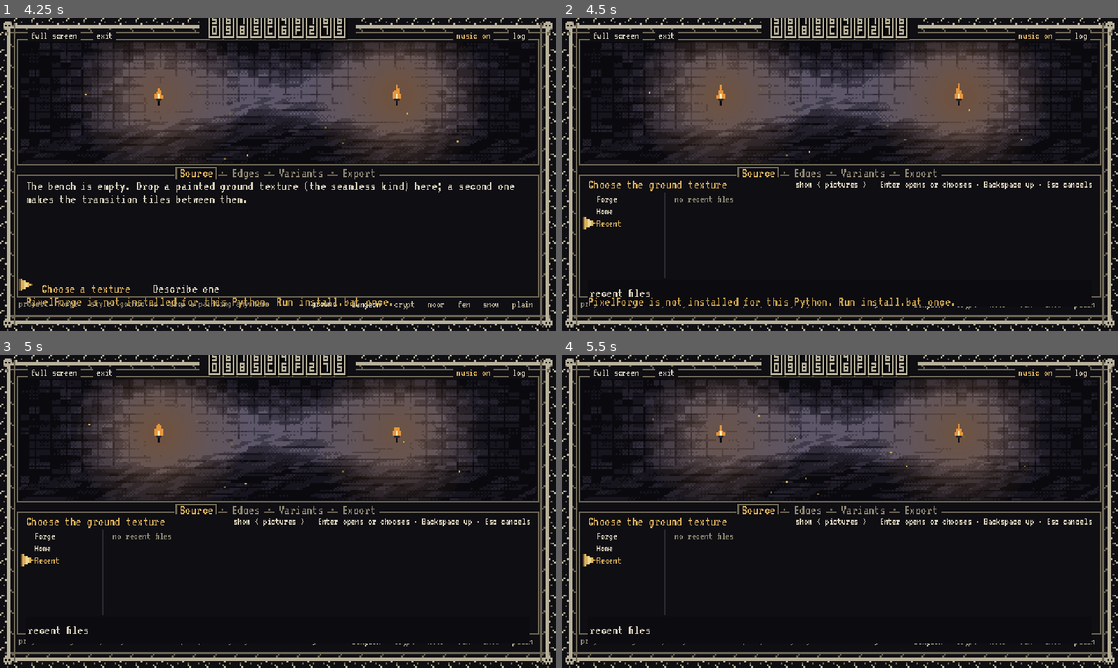
Above: before the commit, frames 1-4 (two rows, left to right).
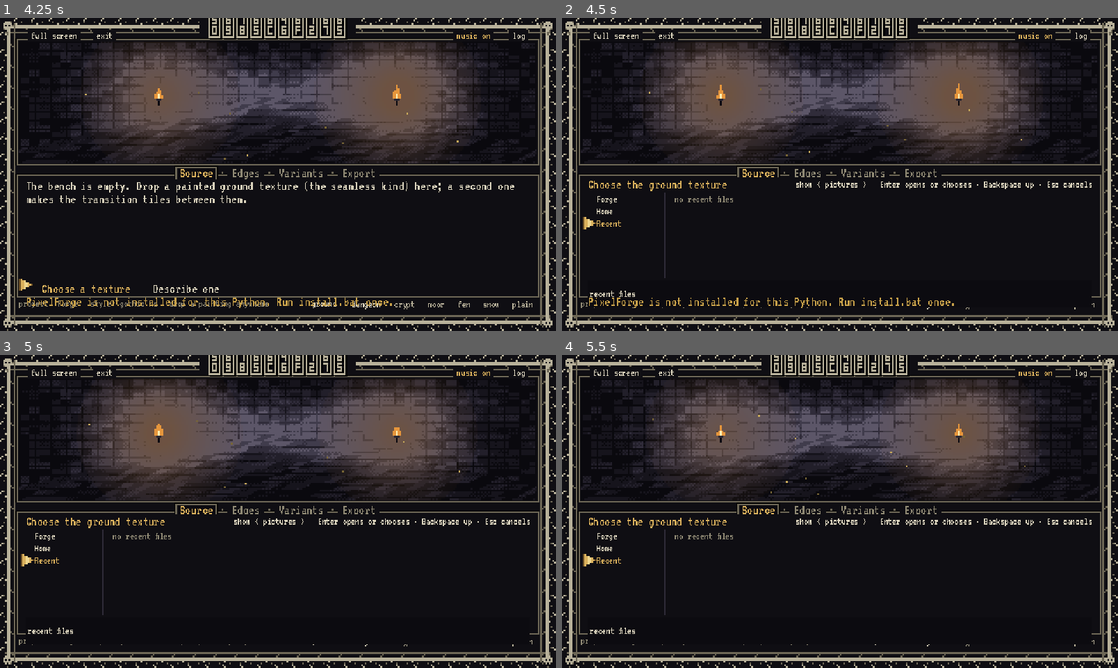
Above: after the commit, the same moments.

Repository: Kaspa-World-Eater/GodMarrow
Game: Godot game, scene res://scenes/main.tscn
The game is run twice, just before and just after one commit, with the same random seed, the same clock (stepped at 60 frames per second) and the same inputs.
Inputs (mouse positions are in pixels of both pictures, inside the frame that each line leads up to):
- Up to frame 1 (4.25 s): click (322, 287) at 0.52 s; type "12" at 0.6 s; tap Enter (ui_accept) at 1.25, 1.52 s; move the mouse to (400, 158) at 1.27 s; hold Right (ui_right) 1.28-2 s; tap L at 1.35 s; click (400, 158) at 1.42 s; drag from (166, 190) to (250, 237) at 2.02 s; move the mouse to (333, 105) at 2.77 s; hold Right (ui_right) 2.78-3.5 s; tap Z at 2.85 s; click (333, 105) at 2.92 s; drag from (250, 237) to (111, 127) at 3.52 s
- Up to frame 2 (4.5 s): tap Enter (ui_accept) at 4.25 s; move the mouse to (1006, 221) at 4.27 s; hold Left (ui_left) from 4.28 s (still down); tap Q at 4.35 s; click (1006, 221) at 4.42 s
- Up to frame 3 (5 s): keep holding Left (ui_left); tap Enter (ui_accept) at 4.52 s
- Up to frame 4 (5.5 s): release Left (ui_left) at 5 s; drag from (840, 574) to (756, 433) at 5.02 s

Frame 1 is identical in both runs. In frame 2, 0.1% of the frame differs, in the area x 5-96%, y 86-93%; in frame 3, 0.1%; in frame 4, 0.1%.

Commit message:
Forge editor: typed anchor x/y, the Frames tab's fps typed, the browser's path line inside the box; the screenshot sweep with the editor's tabs and the editor in use
Co-Authored-By: Claude Fable 5.1 <noreply@anthropic.com>
Claude-Session: https://claude.ai/code/session_01AnujA4r6kzJEaVUmm56NAm

Diff:
--- a/tools/pixelforge/forge/scripts/editor/browser.gd
+++ b/tools/pixelforge/forge/scripts/editor/browser.gd
@@ -45,8 +45,10 @@
 			places.append({"label": p[0], "path": p[1]})
 	places.append({"label": "Recent", "path": ""})
 	path_edit = LineEdit.new()
-	path_edit.position = Vector2(8, size.y - 18)
+	path_edit.position = Vector2(8, size.y - 17)
 	path_edit.size = Vector2(size.x - 16, 16)
+	path_edit.custom_minimum_size = Vector2(0, 16)
+	path_edit.add_theme_font_size_override("font_size", T.SMALL_SIZE)
 	path_edit.text_submitted.connect(func(t: String): _go(t))
 	path_edit.focus_entered.connect(func(): if app: app.say_hint("type a folder or a file and press Enter; Esc leaves the line"))
 	add_child(path_edit)
--- a/tools/pixelforge/forge/scripts/screens/characters.gd
+++ b/tools/pixelforge/forge/scripts/screens/characters.gd
@@ -924,7 +924,7 @@
 	add_cyclers([
 		{"label": "clip", "value": clip, "left": func(): _pick_clip(_cycle(CLIPS, clip, -1)), "right": func(): _pick_clip(_cycle(CLIPS, clip, 1))},
 		{"label": "facing", "value": String(state["direction"]), "left": func(): _pick_direction(_cycle(DIRS, String(state["direction"]), -1)), "right": func(): _pick_direction(_cycle(DIRS, String(state["direction"]), 1))},
-		{"label": "fps", "value": T.fmt(fps, 1), "left": func(): _set_fps(fps - 1.0), "right": func(): _set_fps(fps + 1.0)},
+		{"label": "fps", "value": T.fmt(fps, 1), "left": func(): _set_fps(fps - 1.0), "right": func(): _set_fps(fps + 1.0), "set": func(t): _set_fps(float(t))},
 		{"label": "onion skin", "value": "on" if state.get("onion", false) else "off", "left": func(): _set_onion(false), "right": func(): _set_onion(true)},
 		{"label": "scene light", "value": ["off", "sprite only", "on"][app.scene.light_mode], "left": func(): _set_scene_light(app.scene.light_mode - 1), "right": func(): _set_scene_light(app.scene.light_mode + 1)},
 	])
--- a/tools/pixelforge/forge/scripts/screens/editor.gd
+++ b/tools/pixelforge/forge/scripts/screens/editor.gd
@@ -437,6 +437,13 @@
 	if a.is_empty():
 		_effects_library()
 	else:
+		var ax := int(a["x"])
+		var ay := int(a["y"])
+		add_cyclers([
+			{"label": "x", "value": str(ax), "left": func(): set_anchor_fields(anchor_sel, {"x": ax - 1}), "right": func(): set_anchor_fields(anchor_sel, {"x": ax + 1}), "set": func(t): set_anchor_fields(anchor_sel, {"x": int(t)})},
+			{"label": "y", "value": str(ay), "left": func(): set_anchor_fields(anchor_sel, {"y": ay - 1}), "right": func(): set_anchor_fields(anchor_sel, {"y": ay + 1}), "set": func(t): set_anchor_fields(anchor_sel, {"y": int(t)})},
+			{"label": "frame", "value": str(int(a["frame"]) + 1), "left": func(): pass, "right": func(): pass},
+		])
 		var ls := W.Lever.new()
 		ls.init("scale", clampf((float(a["scale"]) - 0.25) / 2.75, 0.0, 1.0), 0.75 / 2.75, func(v): return "x" + T.fmt(0.25 + v * 2.75, 2), Callable(), func(v): set_anchor_fields(anchor_sel, {"scale": snappedf(0.25 + v * 2.75, 0.05)}))
 		var lr := W.Wheel.new()
Not shown, changed: docs/screens/forgeapp/characters_advanced.png
Not shown, changed: docs/screens/forgeapp/characters_empty.png
Not shown, changed: docs/screens/forgeapp/characters_export.png
Not shown, changed: docs/screens/forgeapp/characters_frames.png
Not shown, changed: docs/screens/forgeapp/characters_materials.png
Not shown, changed: docs/screens/forgeapp/characters_model.png
Not shown, changed: docs/screens/forgeapp/characters_motion.png
Not shown, changed: docs/screens/forgeapp/characters_reference.png
Not shown, changed: docs/screens/forgeapp/creatures.png
Not shown, added: docs/screens/forgeapp/editor_carry.png
Not shown, added: docs/screens/forgeapp/editor_carry_east.png
Not shown, added: docs/screens/forgeapp/editor_colour.png
(and 35 more such lines)
